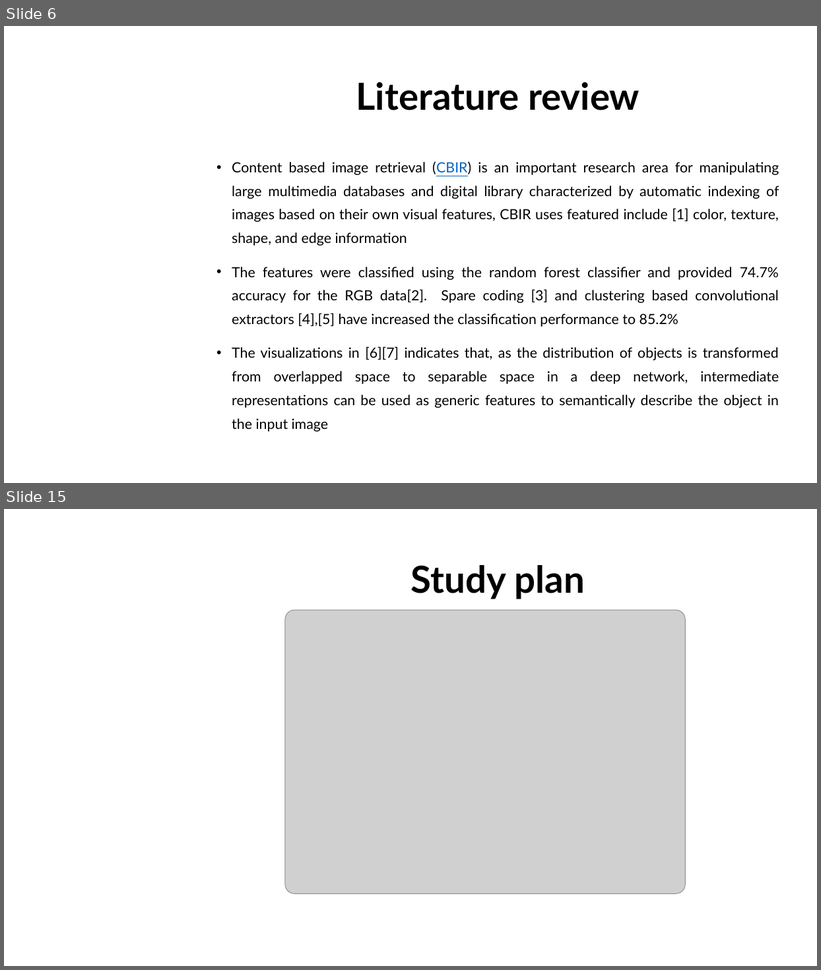
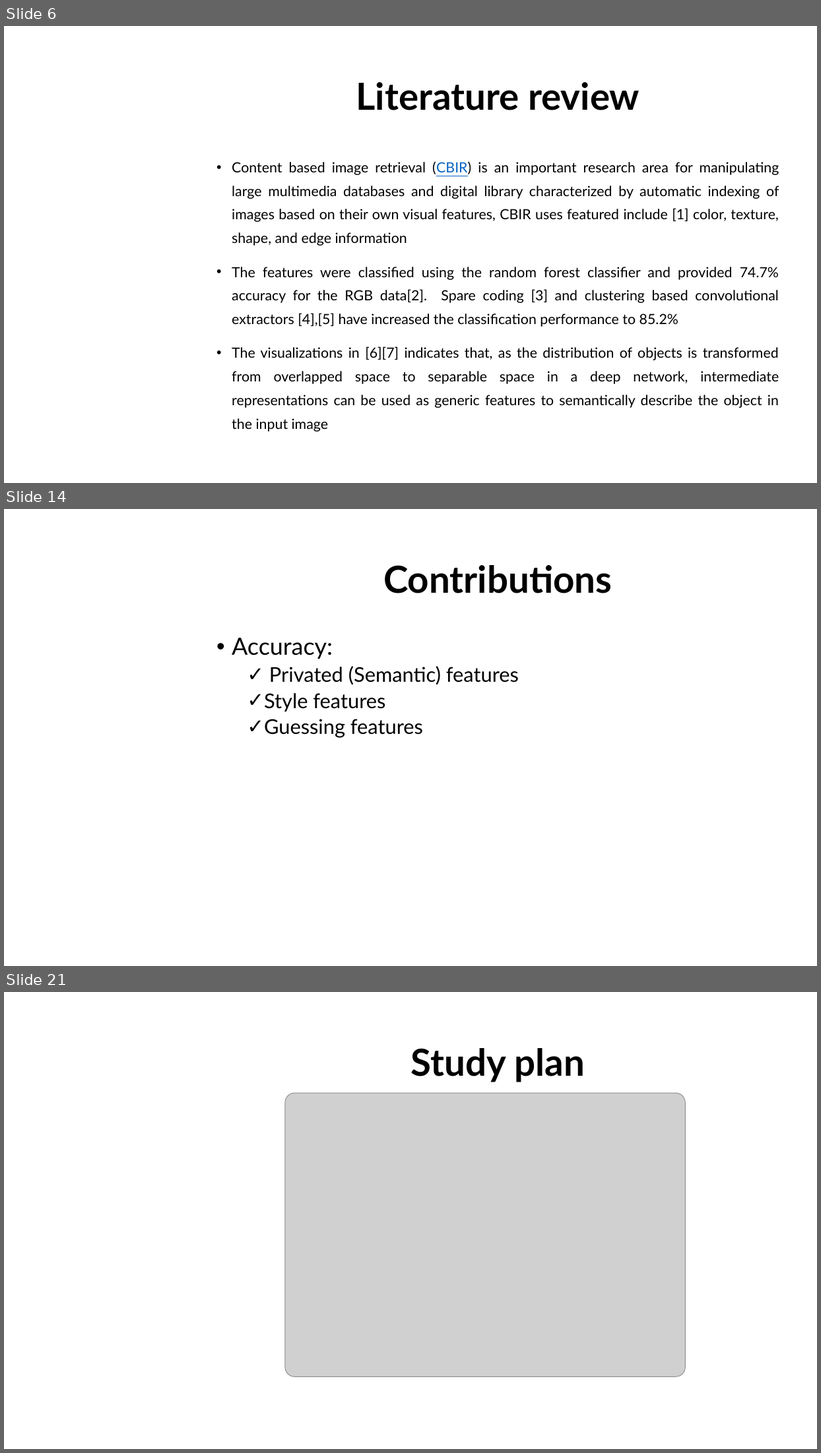
Before and after one commit to dungdovu/DGA1031, a slide deck: DGA1031/What is it.pptx. Shown one above the other, each under a label of ours: slides 6 and 15 before the commit, slides 6, 14 and 21 after it; the slides between them are not shown. The pictures are 821x970 and 821x1453 pixels, drawn with LibreOffice and Linux fonts; fonts in the diff are those of the drawing; grey boxes stand for pictures; background and template pictures are left out. Boxes give left, top, right and bottom in pixels: in the first picture for what was removed or moved away, otherwise in the second. Text is boxed around its words. In the diff, an @@ line names an element or a change of style, - is before the commit and + after.

```diff
--- a/DGA1031/What is it.pptx
+++ b/DGA1031/What is it.pptx
@@ slide 14 added at [4,509,817,966], background picture (left out) @@
@@ title added at [384,565,612,593], 44 pt, text #000000, bold @@
+Contributions
@@ text added at [232,638,519,738], 24 pt, text #000000 @@
+• Accuracy:
+  ✓ Privated (Semantic) features
+  ✓ Style features
+  ✓ Guessing features
@@ what was slide 15 is now slide 21 @@
```
Also in this commit, not shown: 9 slides changed, 5 other slides added, 5 other files.
